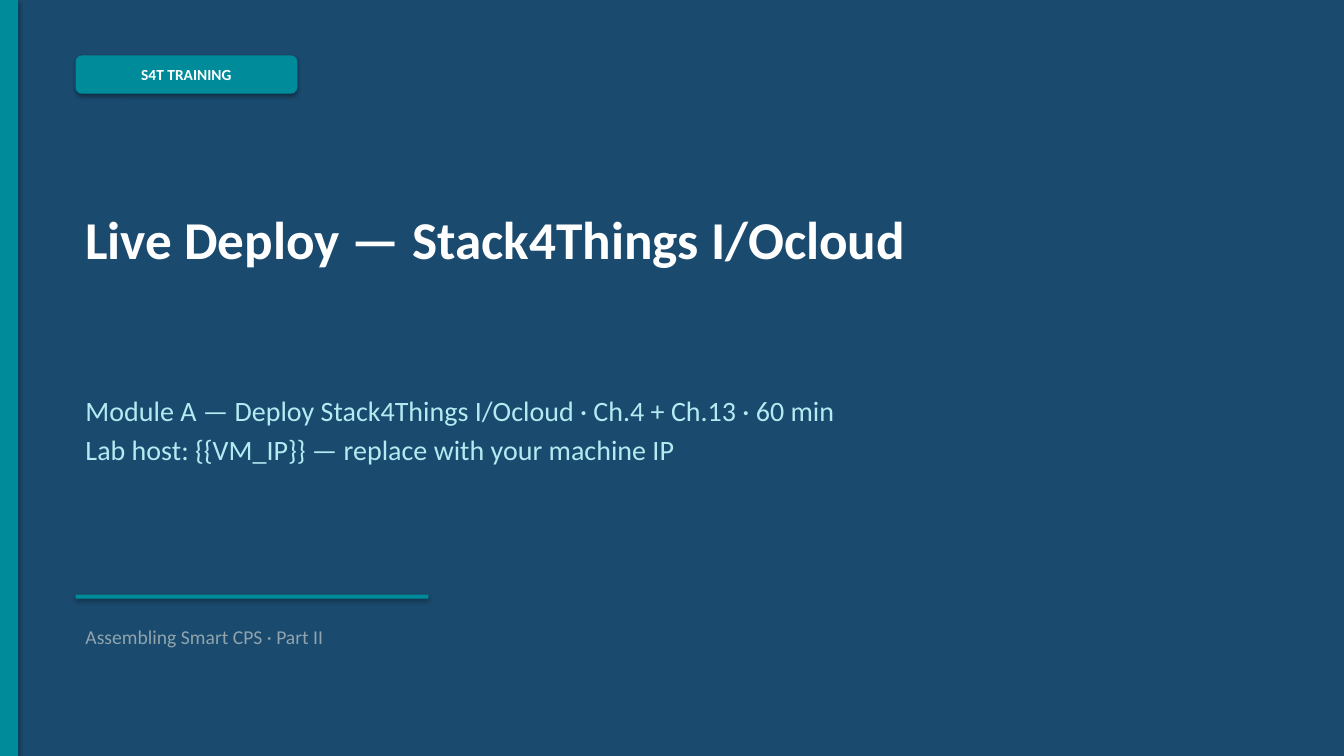
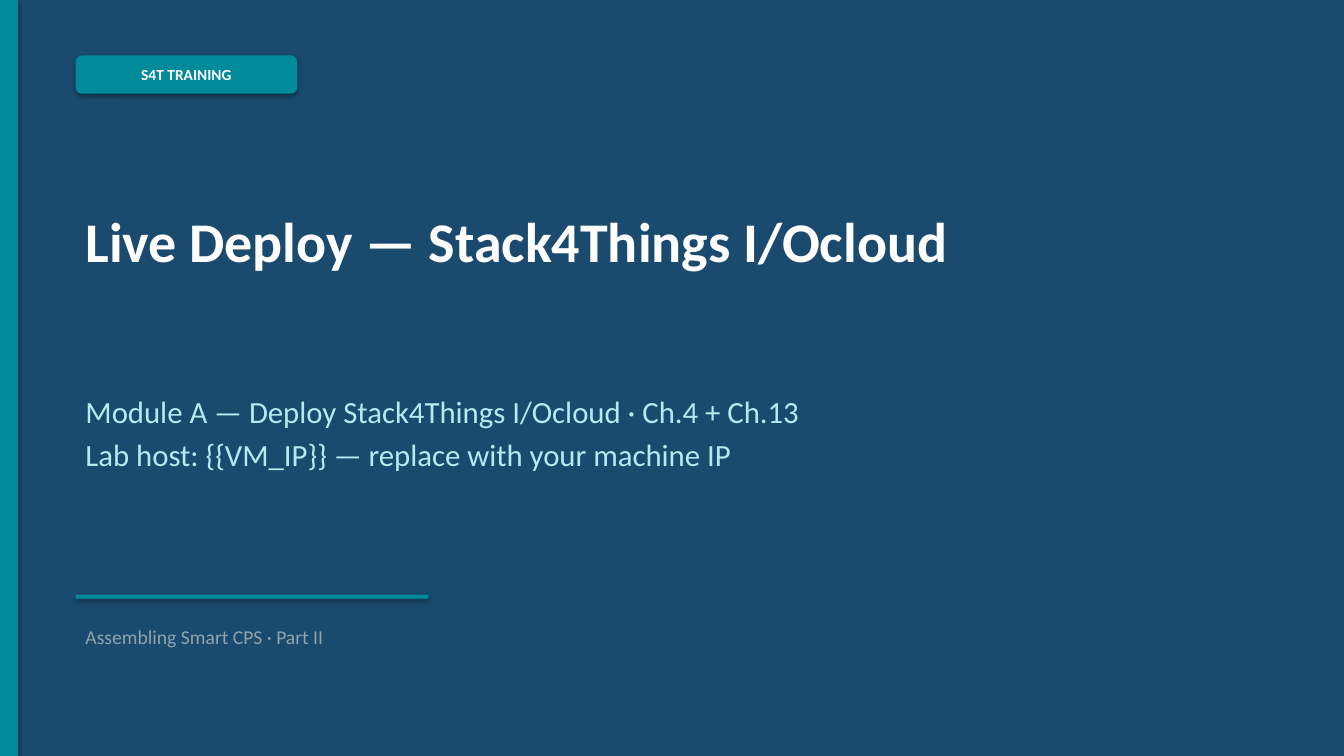
Before and after one commit to lucadagati/AssemblyingCPS_training, a slide deck: slide 1 of slides/ModuleA_Deploy_IOcloud_EN.pptx. Drawn at 1344x756 pixels with LibreOffice and Linux fonts; fonts in the diff are those of the drawing. Boxes give left, top, right and bottom in pixels: in the first picture for what was removed or moved away, otherwise in the second. Text is boxed around its words. In the diff, an @@ line names an element or a change of style, - is before the commit and + after.

```diff
--- a/slides/ModuleA_Deploy_IOcloud_EN.pptx
+++ b/slides/ModuleA_Deploy_IOcloud_EN.pptx
@@ text "Live Deploy — Stack4Things I/Ocloud" at box(85, 222, 947, 272): size 38 to 40 pt @@
@@ text at box(85, 401, 798, 429): text changed; size 20 to 22 pt @@
-Module A — Deploy Stack4Things I/Ocloud · Ch.4 + Ch.13 · 60 min
+Module A — Deploy Stack4Things I/Ocloud · Ch.4 + Ch.13
@@ text at box(85, 443, 731, 471): size 20 to 22 pt in "Lab host: {{VM_IP}} — replace with your ..." @@
```
Also in this commit, not shown: 74 other slides changed, 15 other files.
